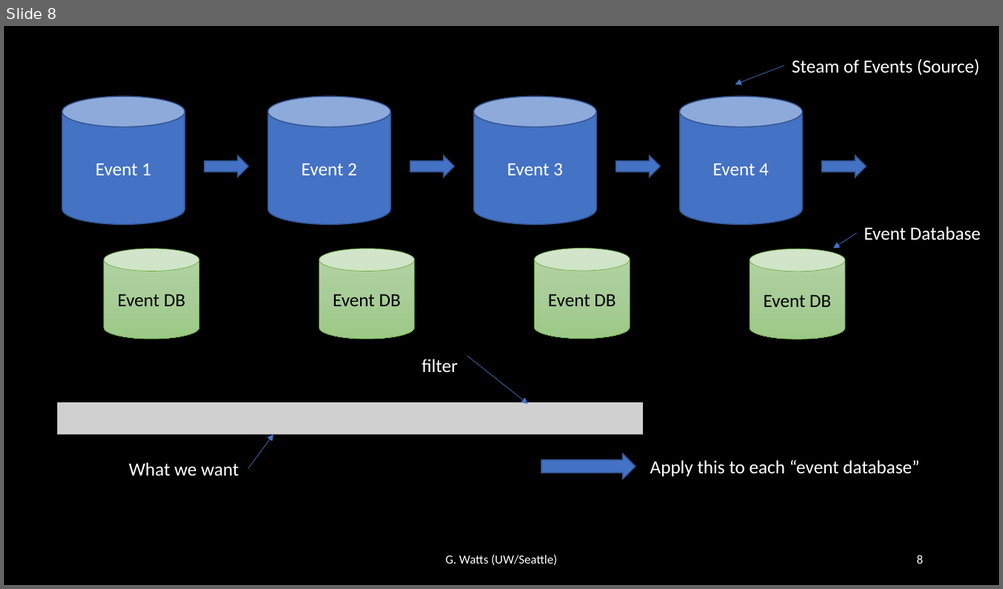
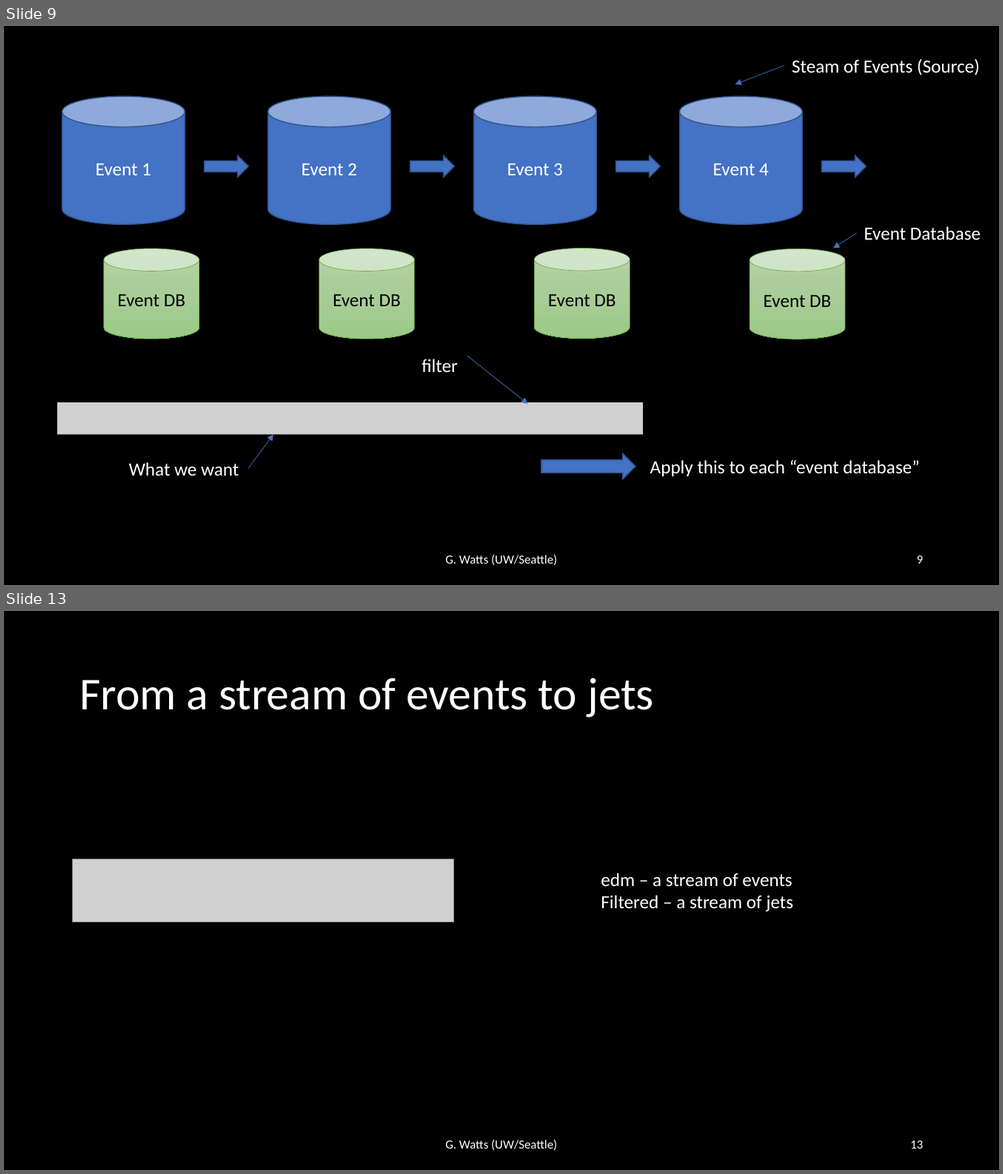
Before and after one commit to iris-hep/agc-workshop-2022-servicex, a slide deck: servicex.pptx. Shown one above the other, each under a label of ours: slide 8 before the commit, slides 9 and 13 after it; the slides between them are not shown. The pictures are 1003x589 and 1003x1174 pixels, drawn with LibreOffice and Linux fonts; fonts in the diff are those of the drawing; grey boxes stand for pictures. Boxes give left, top, right and bottom in pixels: in the first picture for what was removed or moved away, otherwise in the second. Text is boxed around its words. In the diff, an @@ line names an element or a change of style, - is before the commit and + after.

```diff
--- a/servicex.pptx
+++ b/servicex.pptx
@@ slide 13 added at (4,611,999,1170), background #000000 @@
@@ title added at (79,678,654,718), 44 pt, text #FFFFFF @@
+From a stream of events to jets
@@ picture added at (73,860,454,922) @@
@@ text added at (600,873,794,912), 18 pt, text #FFFFFF @@
+edm – a stream of events
+Filtered – a stream of jets
@@ text added at (445,1140,557,1150), 12 pt, text #FFFFFF @@
+G. Watts (UW/Seattle)
@@ page number added at (910,1141,922,1149), 12 pt, text #FFFFFF @@
+13
@@ what was slide 8 is now slide 9 @@
@@ page number at (916,556,922,564): text changed @@
-8
+9
```
Also in this commit, not shown: 1 slide changed, 9 other slides added, 4 other files.
